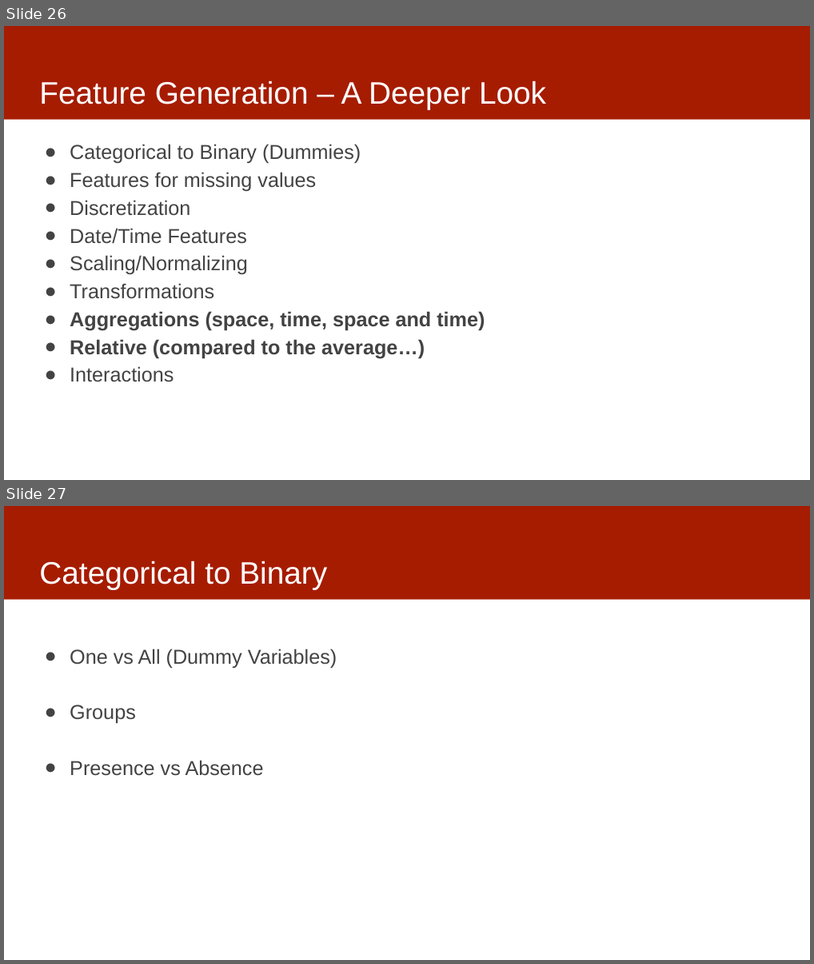
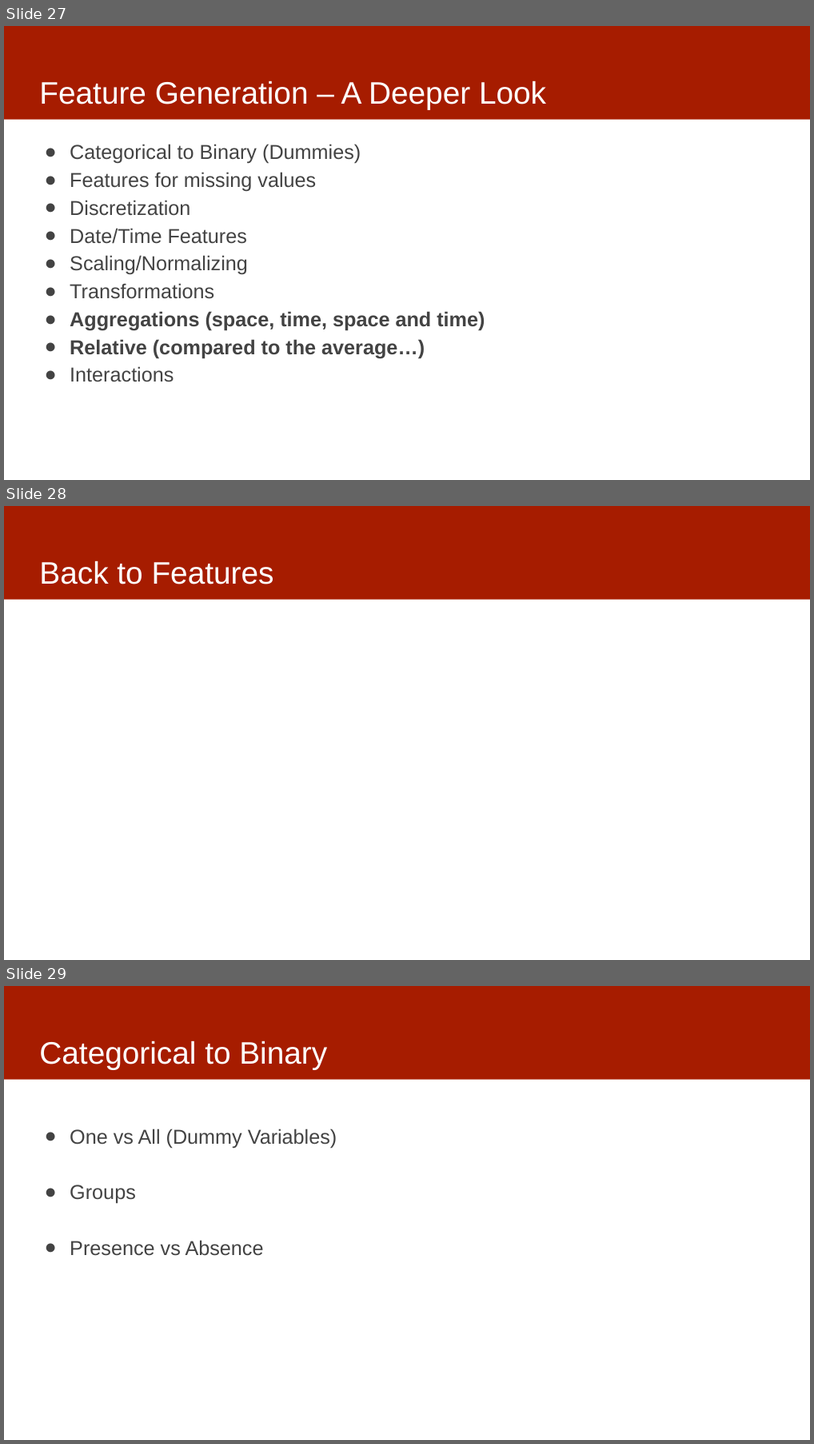
Before and after one commit to dssg/mlforpublicpolicylab, a slide deck: Lectures/12-features-and-imputation.pptx. Shown one above the other, each under a label of ours: slides 26 and 27 before the commit, slides 27, 28 and 29 after it. The pictures are 814x964 and 814x1444 pixels, drawn with LibreOffice and Linux fonts; fonts in the diff are those of the drawing. Boxes give left, top, right and bottom in pixels: in the first picture for what was removed or moved away, otherwise in the second. Text is boxed around its words. In the diff, an @@ line names an element or a change of style, - is before the commit and + after.

```diff
--- a/Lectures/12-features-and-imputation.pptx
+++ b/Lectures/12-features-and-imputation.pptx
@@ slide 28 added at <box>4,506,810,960</box>, background #FFFFFF; not listed: 1 template element that a slide beside it also shows @@
@@ title added at <box>39,561,274,584</box>, 37 pt, text #FFFFFF @@
+Back to Features
@@ what was slide 26 is now slide 27 @@
@@ what was slide 27 is now slide 29 @@
```
Also in this commit, not shown: 3 slides changed, 2 other slides added.
